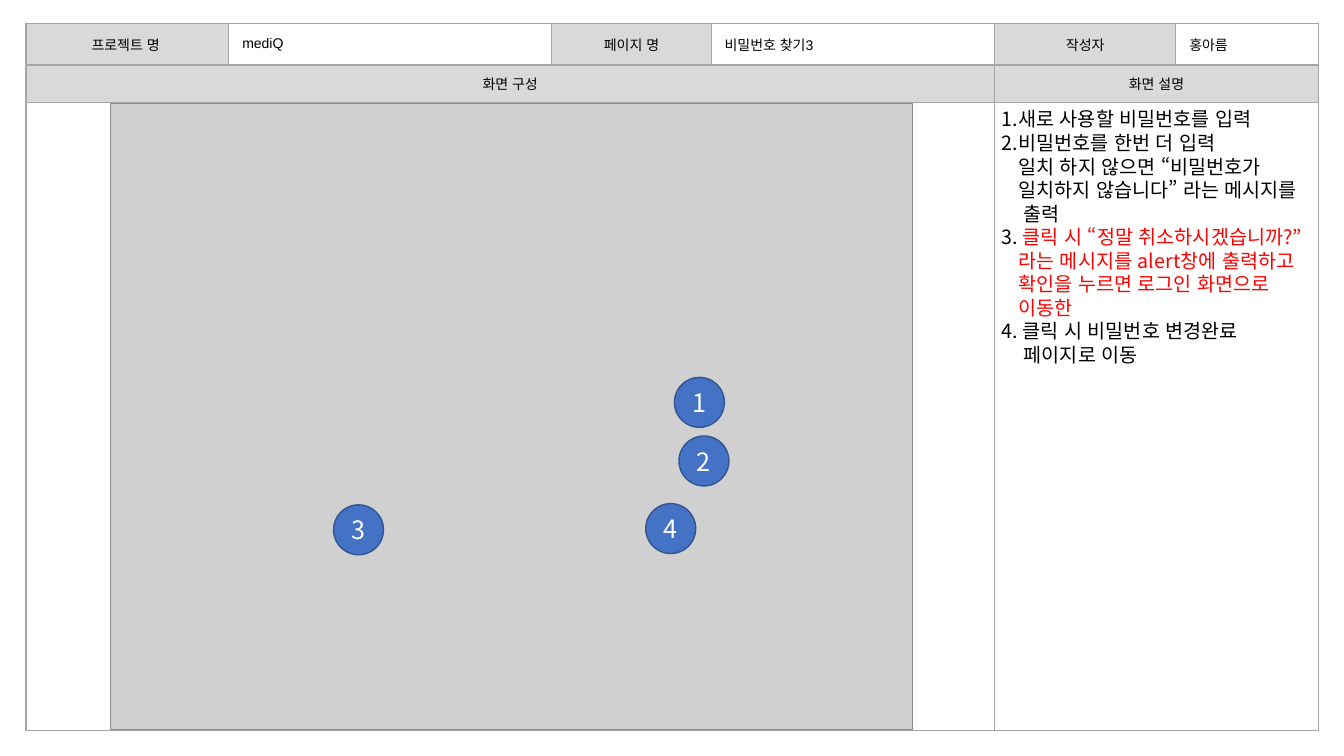
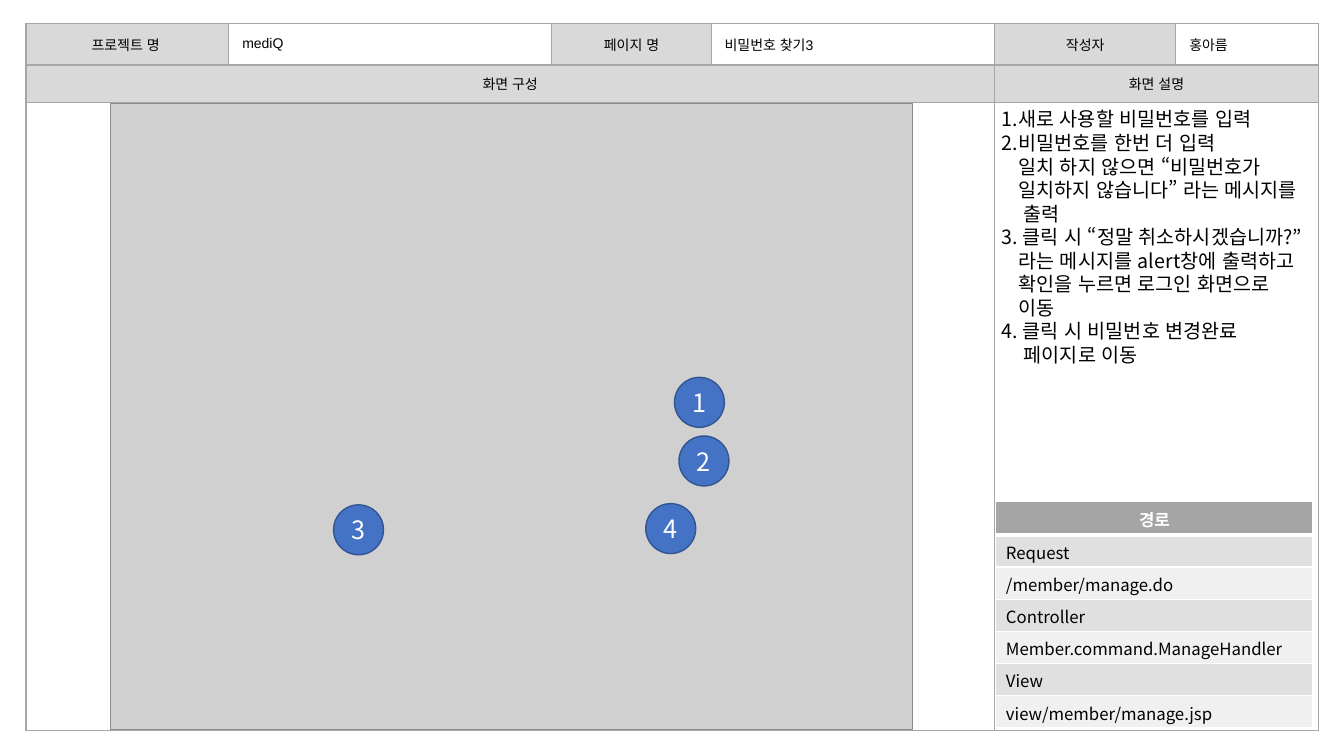
Before and after one commit to burnyst/mediQ, a slide deck: slide 17 of doc/0빅데이터분석프로젝트(공용)/[06] 스토리보드.pptx. Drawn at 1344x756 pixels with LibreOffice and Linux fonts; fonts in the diff are those of the drawing; grey boxes stand for pictures. Boxes give left, top, right and bottom in pixels: in the first picture for what was removed or moved away, otherwise in the second. Text is boxed around its words. In the diff, an @@ line names an element or a change of style, - is before the commit and + after.

```diff
--- a/doc/0빅데이터분석프로젝트(공용)/[06] 스토리보드.pptx
+++ b/doc/0빅데이터분석프로젝트(공용)/[06] 스토리보드.pptx
@@ text at [1002,227,1302,293]: text colour #FF0000 to #000000 in "클릭 시 “정말 취소하시겠습니까?”", "라는 메시지를 alert창에 출력하고", "확인을 누르면 로그인 화면으로" @@
@@ text at [1018,298,1054,317]: text changed; text colour #FF0000 to #000000 @@
-이동한
+이동
@@ table added at [996,502,1314,729], 7 rows, 1 columns @@
+경로
+Request
+/member/manage.do
+Controller
+Member.command.ManageHandler
+View
+view/member/manage.jsp
```
Also in this commit, not shown: 24 other slides changed, 1 other file.
